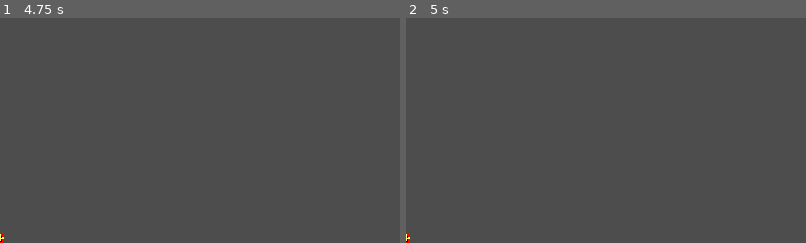
Above: before the commit, frames 1-2 (left to right).
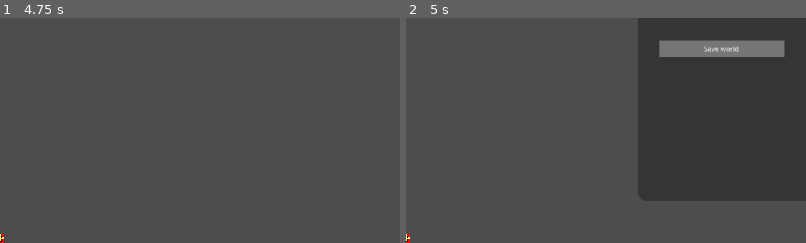
Above: after the commit, the same moments.

Repository: snuggyizme/terraria2
Game: Godot game, scene res://scenes/world.tscn
Two runs of this game, one before a commit and one after it. Both use one fixed random seed, a clock stepped at 60 frames per second and the inputs below.
Inputs:
- Up to frame 1 (4.75 s): tap A (a) at 0.6, 3.05, 3.6 s; tap D (d) at 0.8, 1.35, 3.8, 4.35 s; tap S (s) at 1.55, 2.1, 4.55 s; tap Enter at 2, 3.5 s; hold W (w) 2.03-2.78 s; tap Space at 2.75 s; tap W (w) at 2.85 s; tap F2 (f2) at 4.15 s
- Up to frame 2 (5 s): tap F3 (f3) at 4.9 s
The pictures show only the part of the screen within x 50-100%, y 0-50%; the shares and areas given below are measured in that part.

Frame 1 is identical in both runs. In frame 2, 2.2% of the frame differs, in the area x 63-95%, y 10-18%.
Error after the commit: Invalid access to property or key 'structures' on a base object of type 'Nil'. (res://scripts/resourceDefinitions/generationPasses/structureGenerationPass.gd:8)

Commit message:
HELPPPPPPP

Diff:
--- a/project.godot
+++ b/project.godot
@@ -20,6 +20,7 @@
 SignalInterchange="*uid://1bdjul0dvtat"
 Global="*uid://coehlp4d3q6v"
 Generator="*uid://c8ghm7a6yvjuk"
+World="*uid://dyv7sw17pqvws"
 
 [display]
 
--- /dev/null
+++ b/scenes/_debug/worldContainer.tscn
@@ -0,0 +1,25 @@
+[gd_scene format=3 uid="uid://cwgx7qrlw2qb5"]
+
+[ext_resource type="Script" uid="uid://t1jwcf1klafn" path="res://scripts/_debug/worldContainer.gd" id="1_3jfeq"]
+
+[node name="WorldContainer" type="PanelContainer" unique_id=663982056]
+custom_minimum_size = Vector2(250, 65)
+custom_maximum_size = Vector2(250, 65)
+offset_right = 40.0
+offset_bottom = 40.0
+script = ExtResource("1_3jfeq")
+
+[node name="HBoxContainer" type="HBoxContainer" parent="." unique_id=961908200]
+layout_mode = 2
+
+[node name="OpenButton" type="Button" parent="HBoxContainer" unique_id=2091049945]
+custom_minimum_size = Vector2(65, 0)
+custom_maximum_size = Vector2(65, 65)
+layout_mode = 2
+text = "Open"
+
+[node name="Label" type="Label" parent="HBoxContainer" unique_id=1169030069]
+layout_mode = 2
+text = "WORLD NAME"
+
+[connection signal="pressed" from="HBoxContainer/OpenButton" to="." method="_onOpenButtonPressed"]
--- /dev/null
+++ b/scenes/_debug/worldSelectMenu.tscn
@@ -0,0 +1,43 @@
+[gd_scene format=3 uid="uid://i28rv1v4n0ar"]
+
+[ext_resource type="Script" uid="uid://c8uo6vf2udpey" path="res://scripts/_debug/worldSelectMenu.gd" id="1_24ifs"]
+
+[node name="WorldSelectMenu" type="Control" unique_id=363912543 node_paths=PackedStringArray("vBox")]
+layout_mode = 3
+anchors_preset = 15
+anchor_right = 1.0
+anchor_bottom = 1.0
+grow_horizontal = 2
+grow_vertical = 2
+script = ExtResource("1_24ifs")
+vBox = NodePath("PanelContainer/HBoxContainer/VBoxContainer")
+
+[node name="PanelContainer" type="PanelContainer" parent="." unique_id=474345234]
+layout_mode = 1
+anchors_preset = 8
+anchor_left = 0.5
+anchor_top = 0.5
+anchor_right = 0.5
+anchor_bottom = 0.5
+offset_left = -659.0
+offset_top = -392.0
+offset_right = 659.0
+offset_bottom = 392.0
+grow_horizontal = 2
+grow_vertical = 2
+
+[node name="HBoxContainer" type="HBoxContainer" parent="PanelContainer" unique_id=803414573]
+layout_mode = 2
+alignment = 1
+
+[node name="VBoxContainer" type="VBoxContainer" parent="PanelContainer/HBoxContainer" unique_id=1979718653]
+custom_maximum_size = Vector2(1054.4, 784)
+layout_mode = 2
+alignment = 1
+
+[node name="NewWorldButton" type="Button" parent="PanelContainer/HBoxContainer/VBoxContainer" unique_id=698418008]
+layout_mode = 2
+theme_override_font_sizes/font_size = 63
+text = "New world"
+
+[connection signal="pressed" from="PanelContainer/HBoxContainer/VBoxContainer/NewWorldButton" to="." method="_onNewWorldButtonPressed"]
--- a/scenes/world.tscn
+++ b/scenes/world.tscn
@@ -4,12 +4,31 @@
 [ext_resource type="Script" uid="uid://c0m83nl5c7xn8" path="res://scripts/chunkController.gd" id="2_rwgxs"]
 [ext_resource type="Script" uid="uid://b4gm5ih40rkal" path="res://scripts/f3.gd" id="3_4wyf3"]
 [ext_resource type="Texture2D" uid="uid://d16n48bt01u6d" path="res://assets/sprites/_debug/check.png" id="4_k0juu"]
+[ext_resource type="Script" uid="uid://b5jcgabthujit" path="res://scripts/f3Buttons.gd" id="5_71j4m"]
 
 [sub_resource type="StyleBoxFlat" id="StyleBoxFlat_k0juu"]
 bg_color = Color(0, 0, 0, 0.3019608)
 corner_radius_bottom_right = 14
 corner_detail = 1
 anti_aliasing = false
+
+[sub_resource type="StyleBoxFlat" id="StyleBoxFlat_71j4m"]
+bg_color = Color(0, 0, 0, 0.3019608)
+corner_radius_bottom_left = 14
+corner_detail = 1
+anti_aliasing = false
+
+[sub_resource type="StyleBoxFlat" id="StyleBoxFlat_qfnet"]
+bg_color = Color(0.46, 0.46, 0.46, 1)
+corner_detail = 1
+
+[sub_resource type="StyleBoxFlat" id="StyleBoxFlat_i7141"]
+bg_color = Color(0.13319641, 0.13319641, 0.13319638, 1)
+corner_detail = 1
+
+[sub_resource type="StyleBoxFlat" id="StyleBoxFlat_4mrxx"]
+bg_color = Color(0.4022545, 0.4391529, 0.67061776, 1)
+corner_detail = 1
 
 [node name="World" type="Node2D" unique_id=2019267694]
 
@@ -67,3 +86,34 @@
 position = Vector2(7.0000005, 195)
 scale = Vector2(1.9642856, 1.9642859)
 texture = ExtResource("4_k0juu")
+
+[node name="RightPanel" type="PanelContainer" parent="F3" unique_id=1459351945]
+offset_left = 1517.0
+offset_right = 1920.0
+offset_bottom = 439.0
+theme_override_styles/panel = SubResource("StyleBoxFlat_71j4m")
+script = ExtResource("5_71j4m")
+
+[node name="HBoxContainer" type="HBoxContainer" parent="F3/RightPanel" unique_id=1007622908]
+layout_mode = 2
+alignment = 1
+
+[node name="VBoxContainer" type="VBoxContainer" parent="F3/RightPanel/HBoxContainer" unique_id=398143097]
+layout_mode = 2
+metadata/_edit_lock_ = true
+
+[node name="Padding" type="Control" parent="F3/RightPanel/HBoxContainer/VBoxContainer" unique_id=153237211]
+custom_minimum_size = Vector2(50, 50)
+layout_mode = 2
+
+[node name="SaveWorldButton" type="Button" parent="F3/RightPanel/HBoxContainer/VBoxContainer" unique_id=1806181926]
+custom_minimum_size = Vector2(300, 40)
+custom_maximum_size = Vector2(300, -1)
+layout_mode = 2
+size_flags_horizontal = 12
+theme_override_styles/normal = SubResource("StyleBoxFlat_qfnet")
+theme_override_styles/pressed = SubResource("StyleBoxFlat_i7141")
+theme_override_styles/hover = SubResource("StyleBoxFlat_4mrxx")
+text = "Save world"
+
+[connection signal="pressed" from="F3/RightPanel/HBoxContainer/VBoxContainer/SaveWorldButton" to="F3/RightPanel" method="_onSaveWorldButtonPressed"]
--- /dev/null
+++ b/scripts/_debug/worldContainer.gd
@@ -0,0 +1,16 @@
+class_name WorldContainer extends PanelContainer
+
+signal opened(world: WorldGenerationContext)
+
+@export var label: Label
+
+var world: WorldGenerationContext
+
+func _init(w: WorldGenerationContext) -> void:
+	world = w
+
+func _ready() -> void:
+	label.text = world.name
+
+func _onOpenButtonPressed() -> void:
+	opened.emit(world)
--- /dev/null
+++ b/scripts/_debug/worldSelectMenu.gd
@@ -0,0 +1,12 @@
+class_name WorldSelectMenu extends Control
+
+@export var vBox: VBoxContainer
+
+func _ready() -> void:
+	var worlds: Array[WorldGenerationContext] = World.getSavedWorlds()
+	for i in worlds:
+		vBox.add_child(WorldContainer.new(i))
+
+func _onNewWorldButtonPressed() -> void:
+	Global.makeNewWorld()
+	get_tree().change_scene_to_file("res://scenes/world.tscn")
--- /dev/null
+++ b/scripts/f3Buttons.gd
@@ -0,0 +1,4 @@
+class_name F3Buttons extends PanelContainer
+
+func _onSaveWorldButtonPressed() -> void:
+	World.saveToFile()
--- a/scripts/resourceDefinitions/worldGenerationContext.gd
+++ b/scripts/resourceDefinitions/worldGenerationContext.gd
@@ -1,9 +1,10 @@
-class_name WorldGenerationContext extends RefCounted # make resource for save/loading.
+class_name WorldGenerationContext extends Resource
 
 var chunks: Dictionary[Vector2i, Chunk]
 var mySeed: int = 0
 var dimension: Vector2i
 var structures: Dictionary[Vector2i, Structure] = {}
+var name: String = str(randi())
 
 var worldRect := Rect2i(
 	Global.DIMENSION * -Global.WORLD_DIMENSION / 2.0,
--- a/scripts/singletons/generator.gd
+++ b/scripts/singletons/generator.gd
@@ -3,5 +3,8 @@
 @export var passes: Array[GenerationPass]
 
 func generate(context: GenerationContext) -> void:
+	if Global.worldGenerationContext == null:
+		Global.makeNewWorld()
+
 	for i in passes:
 		i.generate(context)
--- a/scripts/singletons/global.gd
+++ b/scripts/singletons/global.gd
@@ -35,10 +35,6 @@
 var worldGenerationContext: WorldGenerationContext
 
 func _ready() -> void:
-	worldGenerationContext = WorldGenerationContext.new(
-		Global.WORLD_DIMENSION
-	)
-
 	blockDict = getBlocks()
 	biomeArray = getBiomes()
 
@@ -47,6 +43,11 @@
 	noise.seed = randi()
 	genBiomeNoise.seed = randi()
 	stoneTypeNoise.seed = randi()
+
+func makeNewWorld() -> void:
+	worldGenerationContext = WorldGenerationContext.new(
+		Global.WORLD_DIMENSION
+	)
 
 func getBlocks(debug := false) -> Dictionary[StringName, Block]:
 	var export: Dictionary[StringName, Block] = {}
--- /dev/null
+++ b/scripts/singletons/world.gd
@@ -0,0 +1,32 @@
+class_name DevourerOfGods extends Node
+
+func saveToFile() -> void:
+	if not DirAccess.dir_exists_absolute("user://worlds"):
+		DirAccess.make_dir_absolute("user://worlds")
+
+	var result: Error = ResourceSaver.save(
+		Global.worldGenerationContext.duplicate(), "user://worlds".path_join(
+			Global.worldGenerationContext.name + ".res"
+		)
+	)
+
+	print(result)
+
+func getSavedWorlds() -> Array[WorldGenerationContext]:
+	var export: Array[WorldGenerationContext] = []
+
+	if not DirAccess.dir_exists_absolute("user://worlds"):
+		DirAccess.make_dir_absolute("user://worlds")
+
+	var worldsFolder: DirAccess = DirAccess.open("user://worlds")
+
+	worldsFolder.list_dir_begin()
+
+	for file: String in worldsFolder.get_files():
+		var resource := load("user://worlds/" + file)
+
+		export.append(resource)
+
+	worldsFolder.list_dir_end()
+
+	return export
Not shown, added: scripts/_debug/worldContainer.gd.uid
Not shown, added: scripts/_debug/worldSelectMenu.gd.uid
Not shown, added: scripts/f3Buttons.gd.uid
Not shown, added: scripts/singletons/world.gd.uid
